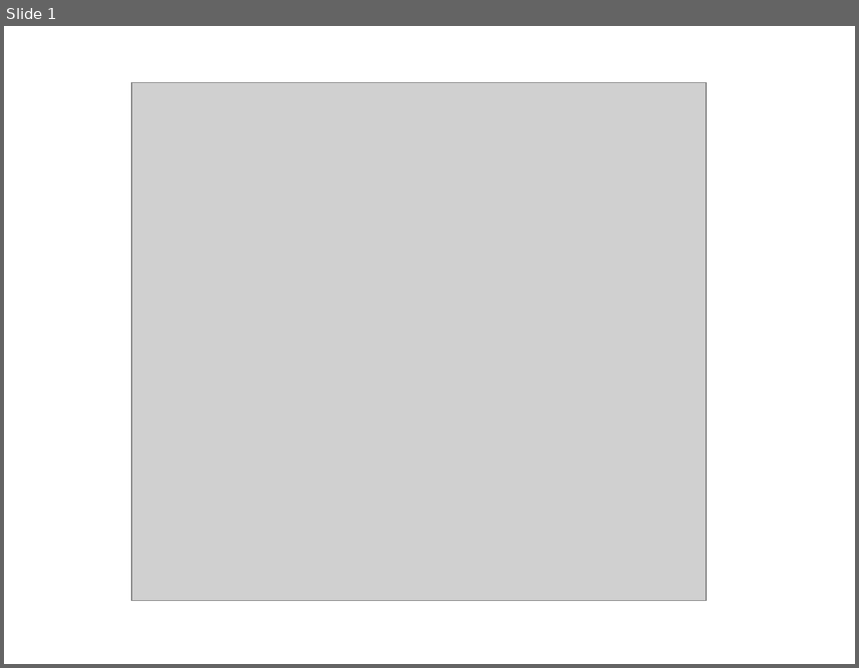
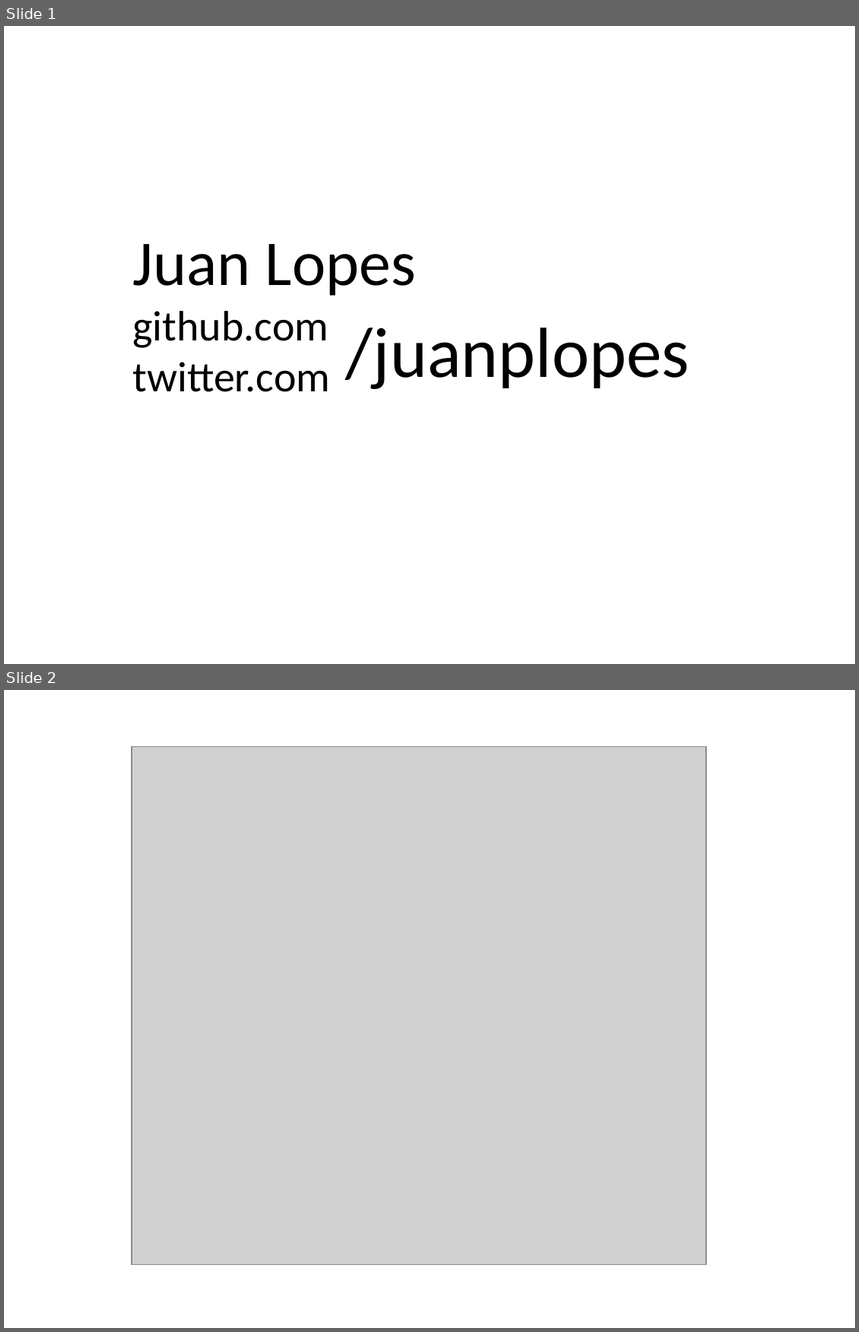
Before and after one commit to juanplopes/dnad2011-complexidade-algoritmos, a slide deck: Presentation.pptx. Shown one above the other, each under a label of ours: slide 1 before the commit, slides 1 and 2 after it. The pictures are 859x668 and 859x1332 pixels, drawn with LibreOffice and Linux fonts; fonts in the diff are those of the drawing; grey boxes stand for pictures. Boxes give left, top, right and bottom in pixels: in the first picture for what was removed or moved away, otherwise in the second. Text is boxed around its words. In the diff, an @@ line names an element or a change of style, - is before the commit and + after.

```diff
--- a/Presentation.pptx
+++ b/Presentation.pptx
@@ slide 1 added at bbox=[4, 26, 855, 664], background #FFFFFF @@
@@ text added at bbox=[133, 244, 416, 392], 36 pt, text #000000 @@
+Juan Lopes
+github.com
+twitter.com
@@ text added at bbox=[346, 328, 690, 389], 60 pt, text #000000 @@
+/juanplopes
@@ what was slide 1 is now slide 2 @@
```
Also in this commit, not shown: 4 slides changed, 7 other slides added, 2 slides removed.
